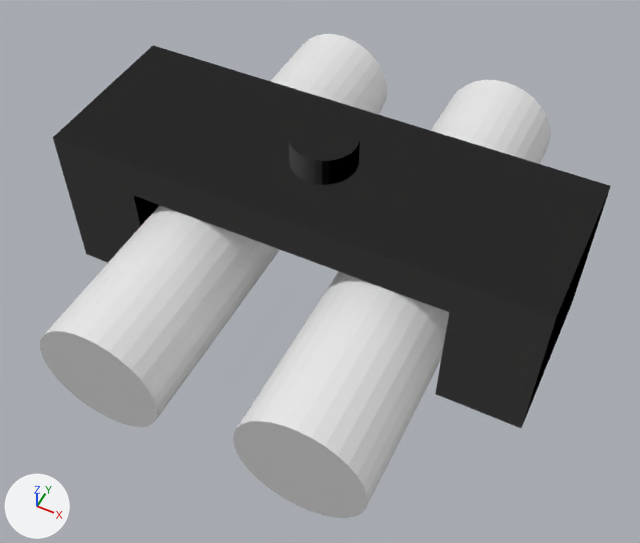
The OBJ model src/main/resources/assets/electricity/models/dc_string_cable/dc_string_cable_line.obj as it was, and as the next commit left it.
The view is the same before and after, from a camera (50 mm lens) standing at (0.682, -0.87, 0.468) and looking at (0.512, -0.529, 0.041). The axes (+X, +Y, +Z) are drawn at lower left. The lights are the same throughout. The first picture is the older version. Where no turn or scale is listed for an object, it has been applied to the vertices.

The first picture shows 'cable', 'cleat'.
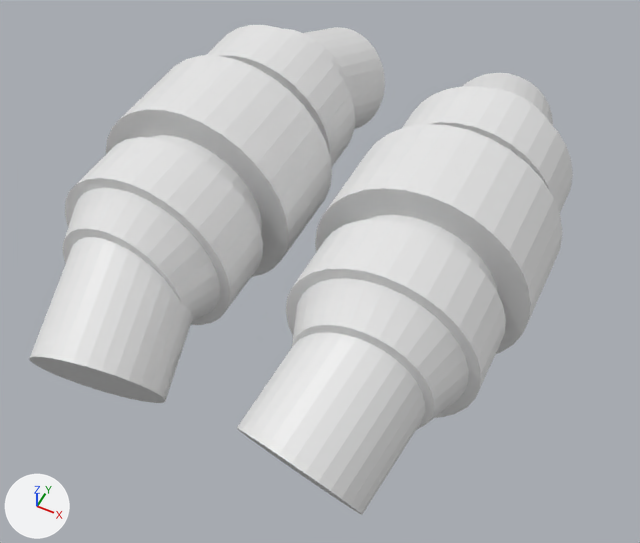
Location of each change, (x1, y1, x2, y2) in pixels of the pictures (640 x 543 px; the box of a moved part takes in the faces that stretch with it):
'cleat', deleted: before (53, 45, 611, 428)
'cable', reshaped: before (40, 34, 551, 518); after (29, 27, 553, 515)
'joint.001', added: after (286, 86, 573, 430)
'joint', added: after (63, 25, 355, 325)
part 1 of me_cable, moved or reshaped: before (40, 34, 387, 427); after (304, 27, 385, 129)
part 2 of me_cable, moved or reshaped: before (233, 80, 551, 518); after (29, 237, 193, 403)
part 3 of me_cable, added: after (463, 73, 553, 125)
part 4 of me_cable, added: after (237, 332, 425, 515)

The edits, one by one:
Material 'joint_minus' (mat_joint_minus) is new.
Its base color is (0.8, 0.8, 0.8) (white #e7e7e7).
me_cable is used by ob_cable; location (0.0, 0.0, 0.0).
me_cable had 128 vertices, 68 faces and spanned x 0.394..0.606, y -0.663..-0.338, z 0.0..0.081.
me_cable now has 256 vertices, 136 faces and spans x 0.382..0.618, y -0.679..-0.321, z 0.003..0.106.
me_cable part 1: the loose piece of 64 vertices spanning x 0.394..0.475, y -0.663..-0.338, z 0.0..0.081 is multiplied about its middle by the matrix ((0.984, 0.038, 0.067), (-0.179, 0.212, 0.367), (0.0, -0.087, 0.928)), then moved by (-0.006, 0.128, 0.014).
me_cable part 2: the loose piece of 64 vertices spanning x 0.525..0.606, y -0.663..-0.338, z 0.0..0.081 is multiplied about its middle by the matrix ((0.984, -0.038, 0.067), (0.179, 0.212, -0.367), (0.0, 0.087, 0.928)), then moved by (-0.137, -0.128, 0.014).
me_cable part 3: the loose piece of 64 vertices spanning x 0.525..0.606, y -0.663..-0.338, z 0.0..0.081 is copied, and the copy is multiplied about its middle by the matrix ((0.984, -0.038, -0.067), (0.179, 0.212, 0.367), (0.0, -0.087, 0.928)), then moved by (0.006, 0.128, 0.014); it spans x 0.526..0.618, y -0.423..-0.321, z 0.003..0.106.
me_cable part 4: the loose piece of 64 vertices spanning x 0.525..0.606, y -0.663..-0.338, z 0.0..0.081 is copied, and the copy is multiplied about its middle by the matrix ((0.984, 0.038, -0.067), (-0.179, 0.212, -0.367), (0.0, 0.087, 0.928)), then moved by (0.006, -0.128, 0.014); it spans x 0.526..0.618, y -0.679..-0.577, z 0.003..0.106.
Mesh me_joint_001 is new.
It has 448 vertices, 344 faces and spans x 0.509..0.647, y -0.613..-0.387, z 0.0..0.138.
It uses material mat_joint_minus (its picture is missing).
Mesh me_joint is new.
It has 448 vertices, 344 faces and spans x 0.353..0.491, y -0.613..-0.387, z 0.0..0.138.
It uses material mat_cleat (its picture is missing).
Object 'cleat' (ob_cleat) is deleted.
Object 'joint.001' (ob_joint_001) is new; it shows me_joint_001.
Its location is (0.0, 0.0, 0.0).
Object 'joint' (ob_joint) is new; it shows me_joint.
Its location is (0.0, 0.0, 0.0).
